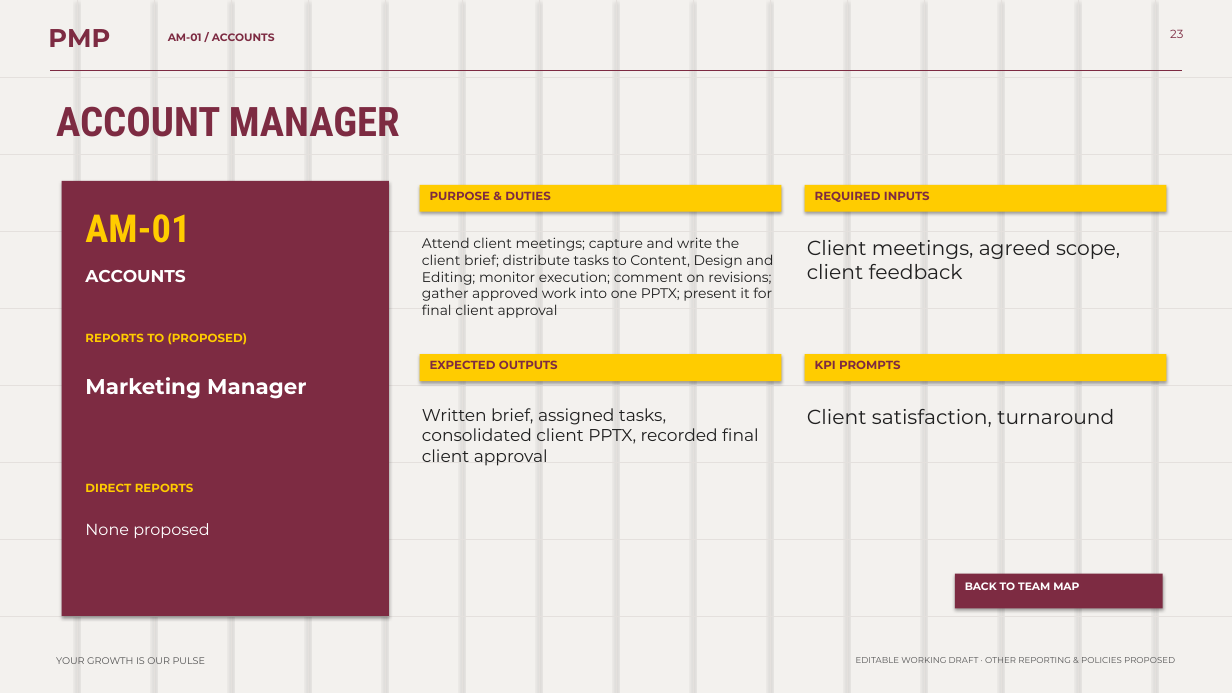
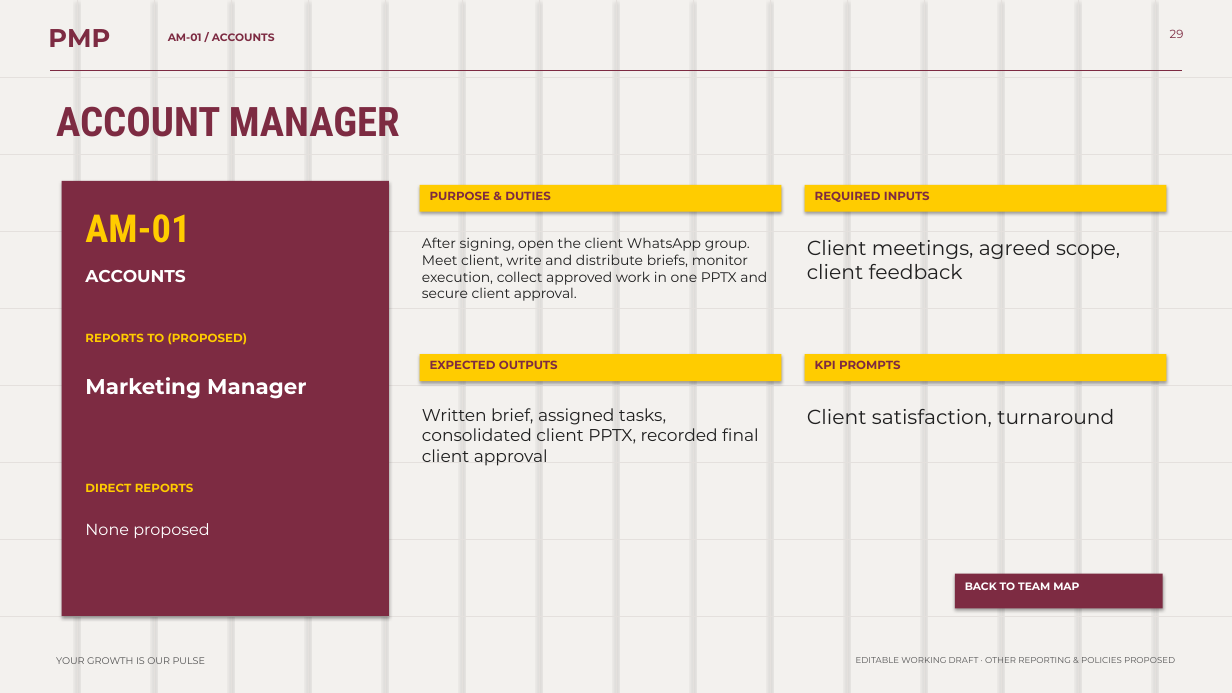
Before and after one commit to bassmasherif888-maker/PMP-Growth-Agency-, a slide deck: slide 29 of presentations/PMP-Growth-OS-Confirmed-Workflow-Editable.pptx (slide 23 before the commit). Drawn at 1232x693 pixels with LibreOffice and Linux fonts; fonts in the diff are those of the drawing. Boxes give left, top, right and bottom in pixels: in the first picture for what was removed or moved away, otherwise in the second. Text is boxed around its words. In the diff, an @@ line names an element or a change of style, - is before the commit and + after.

```diff
--- a/presentations/PMP-Growth-OS-Confirmed-Workflow-Editable.pptx
+++ b/presentations/PMP-Growth-OS-Confirmed-Workflow-Editable.pptx
@@ text at [1170, 29, 1184, 38]: text changed @@
-23
+29
@@ text at [422, 237, 767, 301]: text changed @@
-Attend client meetings; capture and write the client brief; distribute tasks to Content, Design and Editing; monitor execution; comment on revisions; gather approved work into one PPTX; present it for final client approval
+After signing, open the client WhatsApp group. Meet client, write and distribute briefs, monitor execution, collect approved work in one PPTX and secure client approval.
```
Also in this commit, not shown: 37 other slides changed, 6 slides added, 12 other files.
